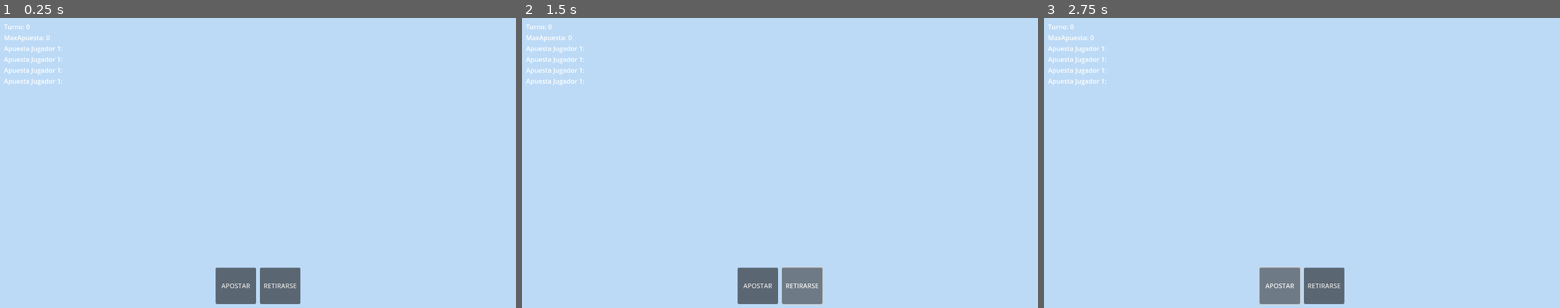
Above: before the commit, frames 1-3 (left to right).
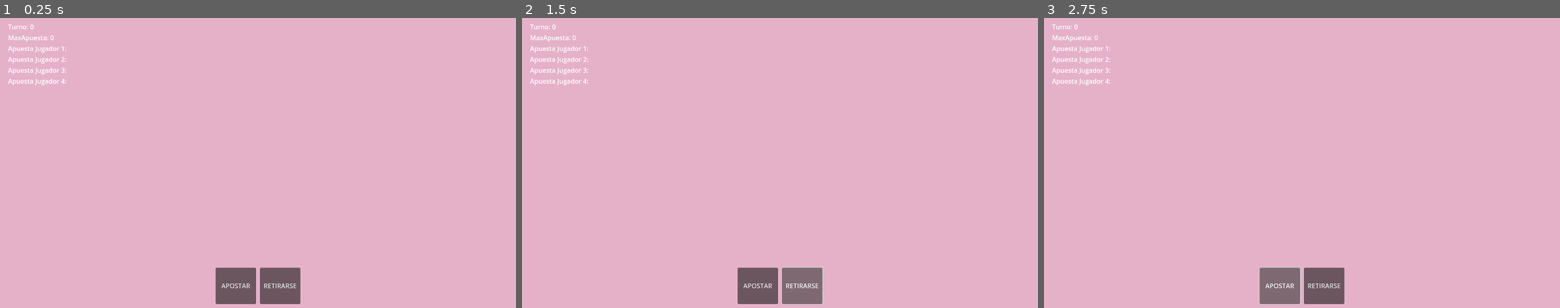
Above: after the commit, the same moments.

Repository: UNIZAR-30226-2024-08/front-Escritorio
Game: Godot game, scene res://Prefabs/Main_scene.tscn
The game is run twice, just before and just after one commit, with the same random seed, the same clock (stepped at 60 frames per second) and the same inputs.
Inputs:
- Up to frame 1 (0.25 s): no input
- Up to frame 2 (1.5 s): click "APOSTAR" at 0.5 s; click "RETIRARSE" at 1.25 s
- Up to frame 3 (2.75 s): click "APOSTAR" at 2 s

The runs differ from the first frame. In frame 1, 98% of the frame differs, in the area x 0-100%, y 0-100%; in frame 2, 98%; in frame 3, 98%.
Error in both runs: Invalid call to function 'new' in base 'Node2D (Card)'. Expected 2 arguments. (res://Src/Deck.gd:16)

Commit message:
ui del menu principal

Diff:
--- a/Prefabs/Main_scene.tscn
+++ b/Prefabs/Main_scene.tscn
@@ -35,7 +35,7 @@
 layout_mode = 1
 offset_right = 40.0
 offset_bottom = 40.0
-theme_override_constants/margin_left = 10
+theme_override_constants/margin_left = 20
 theme_override_constants/margin_top = 10
 theme_override_constants/margin_right = 10
 theme_override_constants/margin_bottom = 10
@@ -57,15 +57,15 @@
 
 [node name="ApuestaJugador2" type="Label" parent="UI/MarginContainer2/VBoxContainer"]
 layout_mode = 2
-text = "Apuesta Jugador 1: "
+text = "Apuesta Jugador 2: "
 
 [node name="ApuestaJugador3" type="Label" parent="UI/MarginContainer2/VBoxContainer"]
 layout_mode = 2
-text = "Apuesta Jugador 1: "
+text = "Apuesta Jugador 3: "
 
 [node name="ApuestaJugador4" type="Label" parent="UI/MarginContainer2/VBoxContainer"]
 layout_mode = 2
-text = "Apuesta Jugador 1: "
+text = "Apuesta Jugador 4: "
 
 [node name="MarginContainer" type="MarginContainer" parent="UI"]
 layout_mode = 1
--- /dev/null
+++ b/Prefabs/MenuPrincipal.tscn
@@ -0,0 +1,235 @@
+[gd_scene format=3 uid="uid://c071kvj86yxwv"]
+
+[node name="MenuPrincipal" type="Control"]
+layout_mode = 3
+anchors_preset = 15
+anchor_right = 1.0
+anchor_bottom = 1.0
+grow_horizontal = 2
+grow_vertical = 2
+
+[node name="MarginContainer" type="MarginContainer" parent="."]
+layout_mode = 1
+anchors_preset = 15
+anchor_right = 1.0
+anchor_bottom = 1.0
+grow_horizontal = 2
+grow_vertical = 2
+theme_override_constants/margin_left = 20
+theme_override_constants/margin_top = 50
+theme_override_constants/margin_right = 20
+theme_override_constants/margin_bottom = 50
+
+[node name="VBoxContainer" type="VBoxContainer" parent="MarginContainer"]
+layout_mode = 2
+
+[node name="MarginContainer" type="MarginContainer" parent="MarginContainer/VBoxContainer"]
+layout_mode = 2
+theme_override_constants/margin_left = 300
+theme_override_constants/margin_top = 50
+theme_override_constants/margin_right = 300
+theme_override_constants/margin_bottom = 50
+
+[node name="Panel" type="Panel" parent="MarginContainer/VBoxContainer/MarginContainer"]
+layout_mode = 2
+
+[node name="Label" type="Label" parent="MarginContainer/VBoxContainer/MarginContainer/Panel"]
+layout_mode = 1
+anchors_preset = 15
+anchor_right = 1.0
+anchor_bottom = 1.0
+grow_horizontal = 2
+grow_vertical = 2
+theme_override_font_sizes/font_size = 100
+text = "CASINO"
+horizontal_alignment = 1
+vertical_alignment = 1
+uppercase = true
+
+[node name="INICIAR SESION" type="MarginContainer" parent="MarginContainer/VBoxContainer"]
+visible = false
+layout_mode = 2
+size_flags_vertical = 3
+theme_override_constants/margin_left = 250
+theme_override_constants/margin_top = 75
+theme_override_constants/margin_right = 250
+theme_override_constants/margin_bottom = 75
+
+[node name="Panel" type="Panel" parent="MarginContainer/VBoxContainer/INICIAR SESION"]
+layout_mode = 2
+
+[node name="MarginContainer" type="MarginContainer" parent="MarginContainer/VBoxContainer/INICIAR SESION/Panel"]
+layout_mode = 1
+anchors_preset = 15
+anchor_right = 1.0
+anchor_bottom = 1.0
+grow_horizontal = 2
+grow_vertical = 2
+theme_override_constants/margin_left = 150
+theme_override_constants/margin_top = 50
+theme_override_constants/margin_right = 150
+theme_override_constants/margin_bottom = 50
+
+[node name="VBoxContainer" type="VBoxContainer" parent="MarginContainer/VBoxContainer/INICIAR SESION/Panel/MarginContainer"]
+layout_mode = 2
+theme_override_constants/separation = 20
+
+[node name="HBoxContainer" type="HBoxContainer" parent="MarginContainer/VBoxContainer/INICIAR SESION/Panel/MarginContainer/VBoxContainer"]
+layout_mode = 2
+theme_override_constants/separation = 20
+
+[node name="LABELS" type="VBoxContainer" parent="MarginContainer/VBoxContainer/INICIAR SESION/Panel/MarginContainer/VBoxContainer/HBoxContainer"]
+layout_mode = 2
+theme_override_constants/separation = 30
+
+[node name="Label" type="Label" parent="MarginContainer/VBoxContainer/INICIAR SESION/Panel/MarginContainer/VBoxContainer/HBoxContainer/LABELS"]
+layout_mode = 2
+text = "Usuario: "
+horizontal_alignment = 2
+vertical_alignment = 1
+
+[node name="Label2" type="Label" parent="MarginContainer/VBoxContainer/INICIAR SESION/Panel/MarginContainer/VBoxContainer/HBoxContainer/LABELS"]
+layout_mode = 2
+text = "Contraseña:"
+horizontal_alignment = 2
+vertical_alignment = 1
+
+[node name="Label3" type="Label" parent="MarginContainer/VBoxContainer/INICIAR SESION/Panel/MarginContainer/VBoxContainer/HBoxContainer/LABELS"]
+layout_mode = 2
+text = "Guardar usuario:"
+horizontal_alignment = 2
+vertical_alignment = 1
+
+[node name="CONTAINERS" type="VBoxContainer" parent="MarginContainer/VBoxContainer/INICIAR SESION/Panel/MarginContainer/VBoxContainer/HBoxContainer"]
+layout_mode = 2
+size_flags_horizontal = 3
+theme_override_constants/separation = 20
+
+[node name="LineEdit" type="LineEdit" parent="MarginContainer/VBoxContainer/INICIAR SESION/Panel/MarginContainer/VBoxContainer/HBoxContainer/CONTAINERS"]
+layout_mode = 2
+size_flags_horizontal = 3
+
+[node name="LineEdit2" type="LineEdit" parent="MarginContainer/VBoxContainer/INICIAR SESION/Panel/MarginContainer/VBoxContainer/HBoxContainer/CONTAINERS"]
+layout_mode = 2
+size_flags_horizontal = 3
+
+[node name="CheckBox" type="CheckBox" parent="MarginContainer/VBoxContainer/INICIAR SESION/Panel/MarginContainer/VBoxContainer/HBoxContainer/CONTAINERS"]
+layout_mode = 2
+
+[node name="Button" type="Button" parent="MarginContainer/VBoxContainer/INICIAR SESION/Panel/MarginContainer/VBoxContainer"]
+layout_mode = 2
+size_flags_vertical = 3
+text = "INICIAR SESIÓN"
+
+[node name="Button3" type="Button" parent="MarginContainer/VBoxContainer/INICIAR SESION/Panel/MarginContainer/VBoxContainer"]
+layout_mode = 2
+size_flags_vertical = 3
+text = "REGISTRARSE"
+
+[node name="Button2" type="Button" parent="MarginContainer/VBoxContainer/INICIAR SESION/Panel/MarginContainer/VBoxContainer"]
+layout_mode = 2
+size_flags_vertical = 3
+text = "INICIAR SESIÓN CON GOOGLE"
+
+[node name="REGISTRARSE" type="MarginContainer" parent="MarginContainer/VBoxContainer"]
+layout_mode = 2
+size_flags_vertical = 3
+theme_override_constants/margin_left = 250
+theme_override_constants/margin_top = 50
+theme_override_constants/margin_right = 250
+theme_override_constants/margin_bottom = 50
+
+[node name="Panel" type="Panel" parent="MarginContainer/VBoxContainer/REGISTRARSE"]
+layout_mode = 2
+
+[node name="MarginContainer" type="MarginContainer" parent="MarginContainer/VBoxContainer/REGISTRARSE/Panel"]
+layout_mode = 1
+anchors_preset = 15
+anchor_right = 1.0
+anchor_bottom = 1.0
+grow_horizontal = 2
+grow_vertical = 2
+theme_override_constants/margin_left = 150
+theme_override_constants/margin_top = 30
+theme_override_constants/margin_right = 150
+theme_override_constants/margin_bottom = 20
+
+[node name="VBoxContainer" type="VBoxContainer" parent="MarginContainer/VBoxContainer/REGISTRARSE/Panel/MarginContainer"]
+layout_mode = 2
+theme_override_constants/separation = 20
+
+[node name="HBoxContainer" type="HBoxContainer" parent="MarginContainer/VBoxContainer/REGISTRARSE/Panel/MarginContainer/VBoxContainer"]
+layout_mode = 2
+theme_override_constants/separation = 20
+
+[node name="LABELS" type="VBoxContainer" parent="MarginContainer/VBoxContainer/REGISTRARSE/Panel/MarginContainer/VBoxContainer/HBoxContainer"]
+layout_mode = 2
+theme_override_constants/separation = 20
+
+[node name="Label" type="Label" parent="MarginContainer/VBoxContainer/REGISTRARSE/Panel/MarginContainer/VBoxContainer/HBoxContainer/LABELS"]
+layout_mode = 2
+text = "Usuario: "
+horizontal_alignment = 2
+vertical_alignment = 1
+
+[node name="Label3" type="Label" parent="MarginContainer/VBoxContainer/REGISTRARSE/Panel/MarginContainer/VBoxContainer/HBoxContainer/LABELS"]
+layout_mode = 2
+text = "Correo electrónico:"
+horizontal_alignment = 2
+
+[node name="Label2" type="Label" parent="MarginContainer/VBoxContainer/REGISTRARSE/Panel/MarginContainer/VBoxContainer/HBoxContainer/LABELS"]
+layout_mode = 2
+text = "Contraseña:"
+horizontal_alignment = 2
+vertical_alignment = 1
+
+[node name="Label4" type="Label" parent="MarginContainer/VBoxContainer/REGISTRARSE/Panel/MarginContainer/VBoxContainer/HBoxContainer/LABELS"]
+layout_mode = 2
+text = "Confirmar contraseña:"
+horizontal_alignment = 2
+
+[node name="Label5" type="Label" parent="MarginContainer/VBoxContainer/REGISTRARSE/Panel/MarginContainer/VBoxContainer/HBoxContainer/LABELS"]
+layout_mode = 2
+text = "Confirmo que tengo 18 años:"
+horizontal_alignment = 2
+
+[node name="Label6" type="Label" parent="MarginContainer/VBoxContainer/REGISTRARSE/Panel/MarginContainer/VBoxContainer/HBoxContainer/LABELS"]
+custom_minimum_size = Vector2(0, 30)
+layout_mode = 2
+text = "Al registrarme confirmo que he leido los terminos y las pollas:"
+autowrap_mode = 3
+
+[node name="CONTAINERS" type="VBoxContainer" parent="MarginContainer/VBoxContainer/REGISTRARSE/Panel/MarginContainer/VBoxContainer/HBoxContainer"]
+layout_mode = 2
+size_flags_horizontal = 3
+theme_override_constants/separation = 12
+
+[node name="LineEdit" type="LineEdit" parent="MarginContainer/VBoxContainer/REGISTRARSE/Panel/MarginContainer/VBoxContainer/HBoxContainer/CONTAINERS"]
+layout_mode = 2
+size_flags_horizontal = 3
+
+[node name="LineEdit2" type="LineEdit" parent="MarginContainer/VBoxContainer/REGISTRARSE/Panel/MarginContainer/VBoxContainer/HBoxContainer/CONTAINERS"]
+layout_mode = 2
+size_flags_horizontal = 3
+
+[node name="LineEdit3" type="LineEdit" parent="MarginContainer/VBoxContainer/REGISTRARSE/Panel/MarginContainer/VBoxContainer/HBoxContainer/CONTAINERS"]
+layout_mode = 2
+size_flags_horizontal = 3
+
+[node name="LineEdit4" type="LineEdit" parent="MarginContainer/VBoxContainer/REGISTRARSE/Panel/MarginContainer/VBoxContainer/HBoxContainer/CONTAINERS"]
+layout_mode = 2
+size_flags_horizontal = 3
+
+[node name="CheckBox" type="CheckBox" parent="MarginContainer/VBoxContainer/REGISTRARSE/Panel/MarginContainer/VBoxContainer/HBoxContainer/CONTAINERS"]
+layout_mode = 2
+
+[node name="Container" type="Container" parent="MarginContainer/VBoxContainer/REGISTRARSE/Panel/MarginContainer/VBoxContainer/HBoxContainer/CONTAINERS"]
+custom_minimum_size = Vector2(50, 50)
+layout_mode = 2
+
+[node name="CheckBox2" type="CheckBox" parent="MarginContainer/VBoxContainer/REGISTRARSE/Panel/MarginContainer/VBoxContainer/HBoxContainer/CONTAINERS"]
+layout_mode = 2
+
+[node name="Button" type="Button" parent="MarginContainer/VBoxContainer/REGISTRARSE/Panel/MarginContainer/VBoxContainer"]
+layout_mode = 2
+text = "REGISTRARSE"
--- a/project.godot
+++ b/project.godot
@@ -13,6 +13,7 @@
 config/name="Casino"
 run/main_scene="res://Prefabs/Main_scene.tscn"
 config/features=PackedStringArray("4.2", "Forward Plus")
+boot_splash/show_image=false
 
 [display]
 
@@ -22,4 +23,4 @@
 
 [rendering]
 
-environment/defaults/default_clear_color=Color(0.737255, 0.854902, 0.964706, 1)
+environment/defaults/default_clear_color=Color(0.898039, 0.694118, 0.788235, 1)
